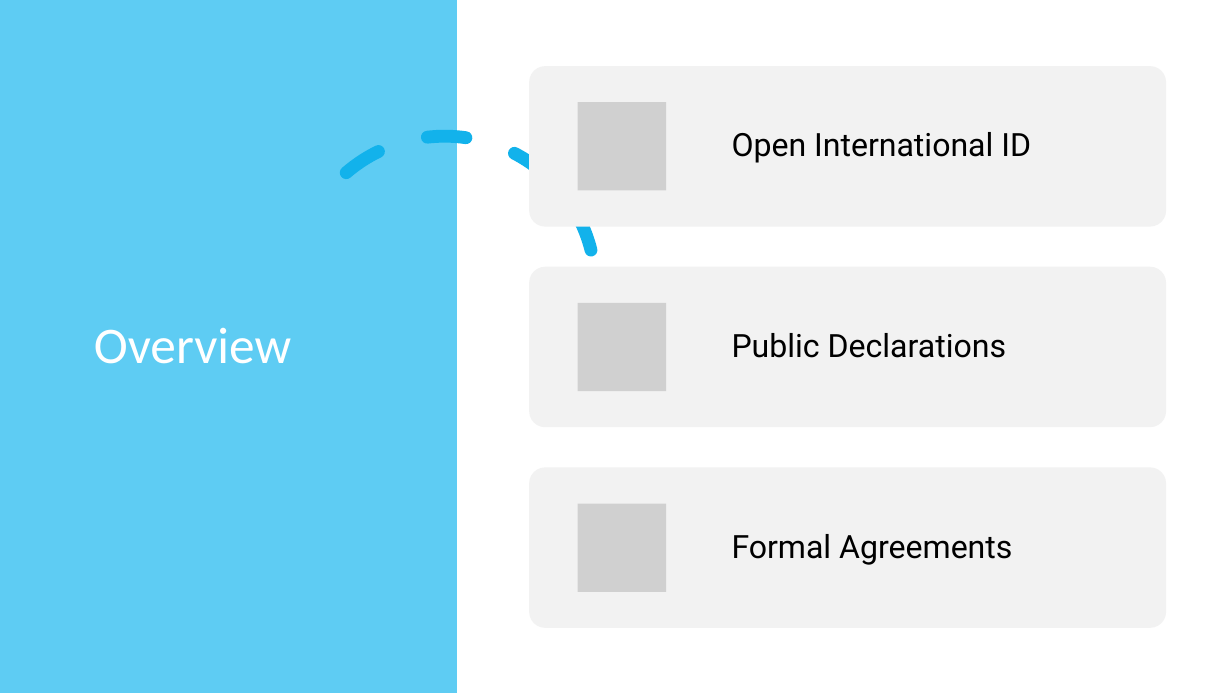
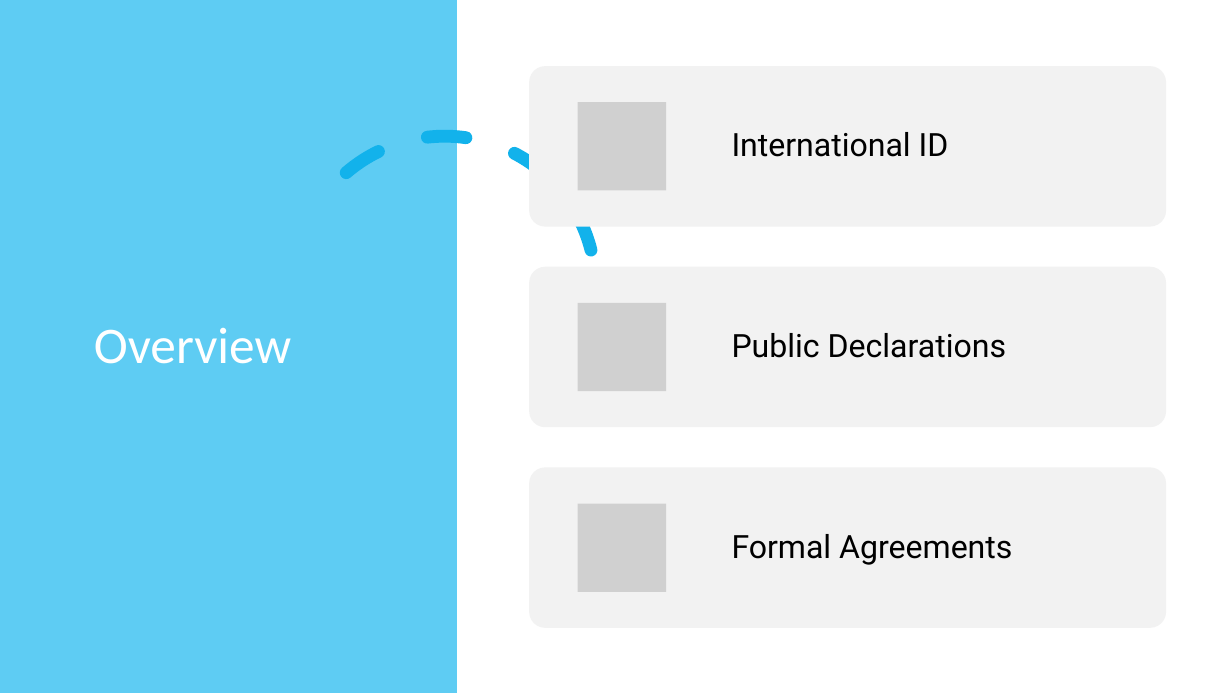
Before and after one commit to eduardo-w-bandeira/interid, a slide deck: slide 3 of InterId - Project Presentation.pptx. Drawn at 1232x693 pixels with LibreOffice and Linux fonts; fonts in the diff are those of the drawing; grey boxes stand for pictures. Boxes give left, top, right and bottom in pixels: in the first picture for what was removed or moved away, otherwise in the second. Text is boxed around its words. In the diff, an @@ line names an element or a change of style, - is before the commit and + after.

```diff
--- a/InterId - Project Presentation.pptx
+++ b/InterId - Project Presentation.pptx
@@ text at [732, 132, 949, 157]: text changed @@
-Open International ID
+International ID
```
Also in this commit, not shown: 13 other files.
